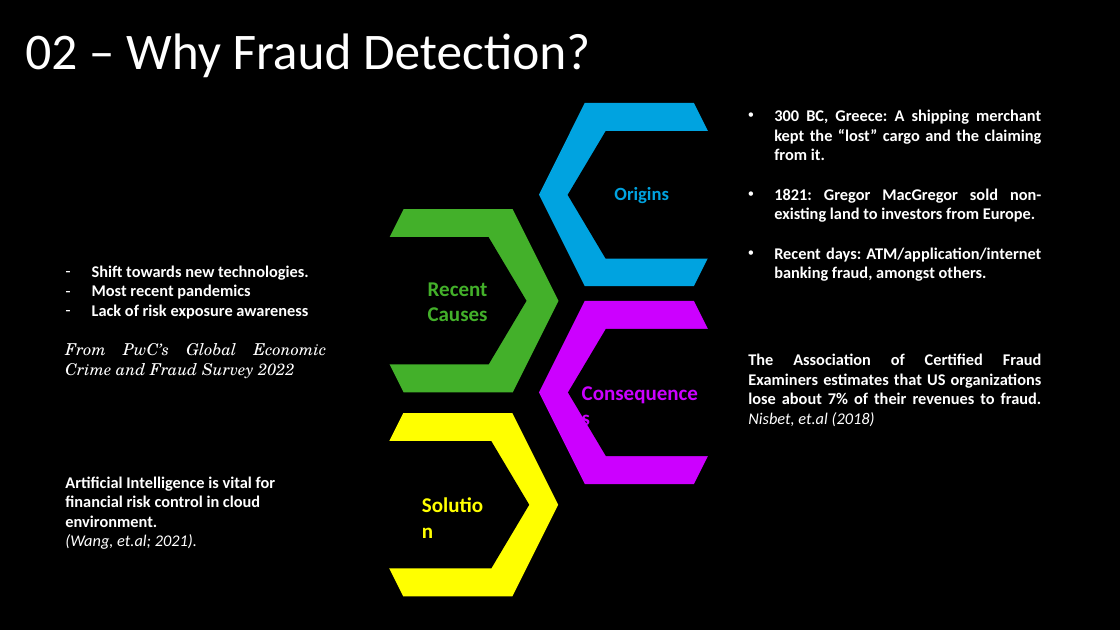
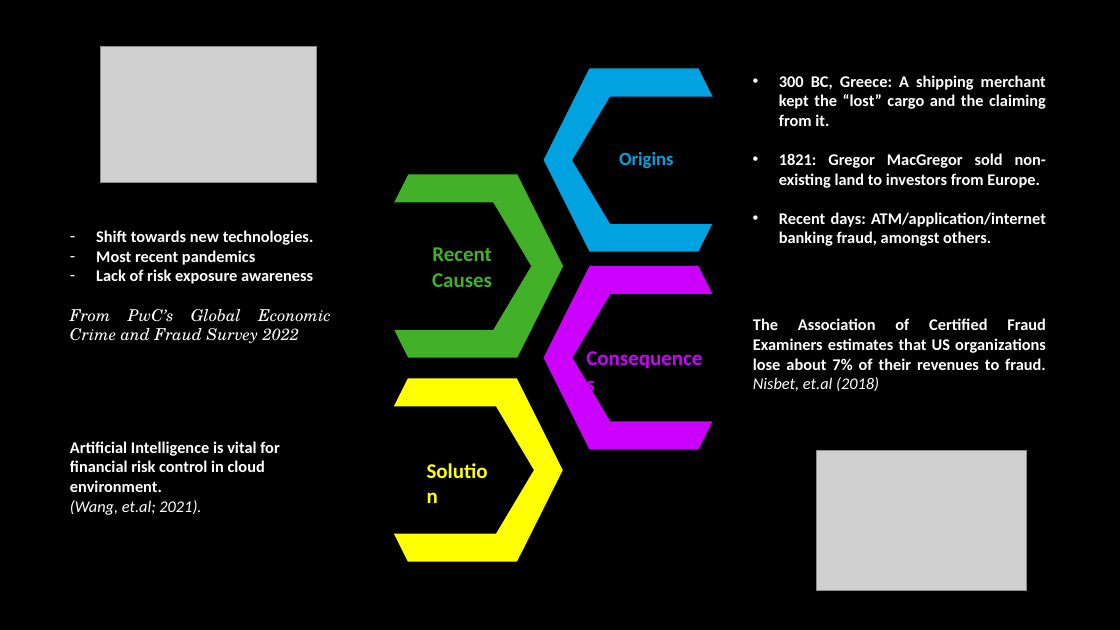
Before and after one commit to dperher/ai_personal_capstone, a slide deck: slide 5 of fraud_detection.pptx (slide 3 before the commit). Drawn at 1120x630 pixels with LibreOffice and Linux fonts; fonts in the diff are those of the drawing; grey boxes stand for pictures. Boxes give left, top, right and bottom in pixels: in the first picture for what was removed or moved away, otherwise in the second. Text is boxed around its words. In the diff, an @@ line names an element or a change of style, - is before the commit and + after.

```diff
--- a/fraud_detection.pptx
+++ b/fraud_detection.pptx
@@ title removed at <box>25,33,590,78</box> @@
-02 – Why Fraud Detection?
@@ picture added at <box>100,46,317,183</box> @@
@@ 8 texts, 4 hexagons, 4 pentagon arrows: place and size @@
-8 texts, 4 hexagons, 4 pentagon arrows at <box>34,103,1064,597</box>
+8 texts, 4 hexagons, 4 pentagon arrows at <box>39,68,1068,562</box>
@@ picture added at <box>817,451,1027,591</box> @@
```
Also in this commit, not shown: 1 other slide changed, 12 slides added, 1 slide removed.
